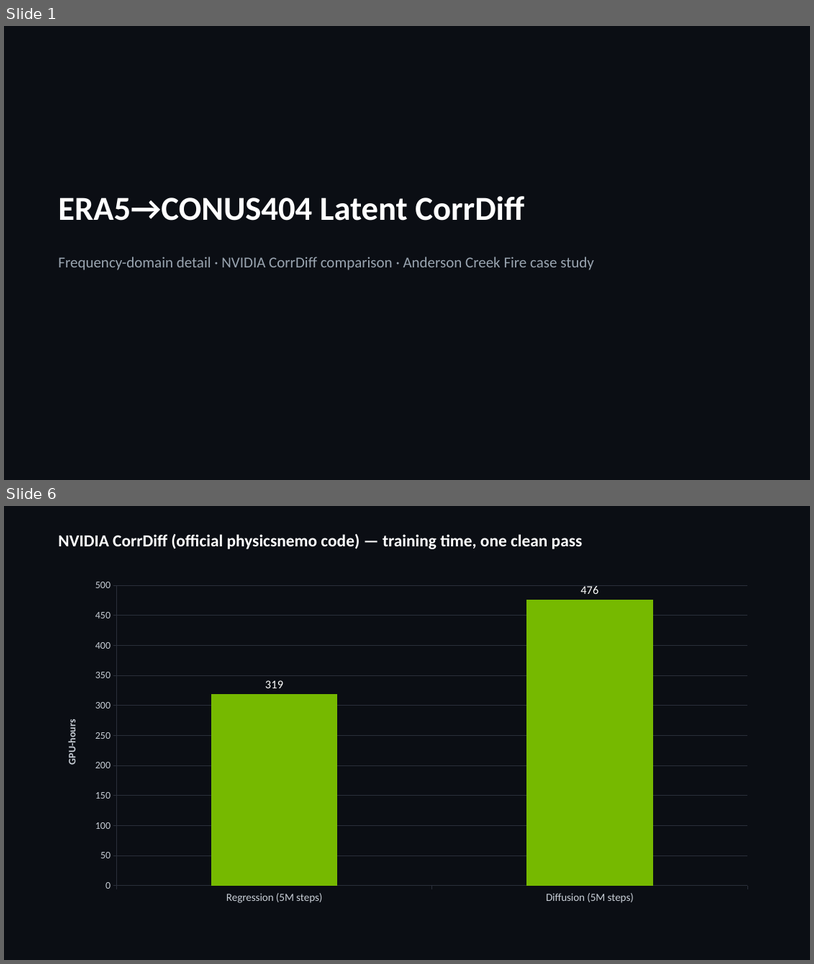
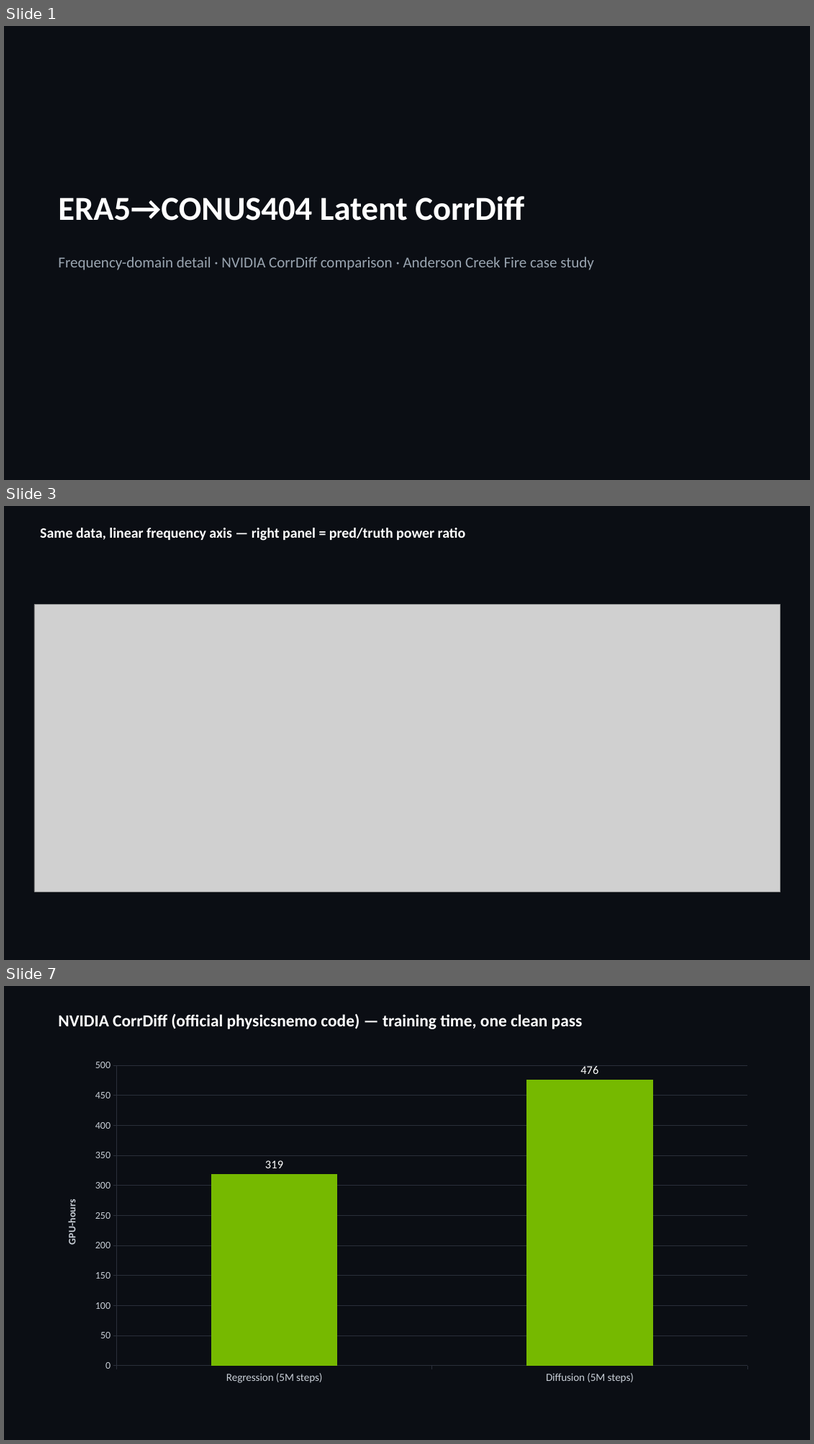
Before and after one commit to milhud/diffusion_downscaling_model, a slide deck: results/corrdiff_comparison/corrdiff_benchmark_slides.pptx. Shown one above the other, each under a label of ours: slides 1 and 6 before the commit, slides 1, 3 and 7 after it; the slides between them are not shown. The pictures are 814x964 and 814x1444 pixels, drawn with LibreOffice and Linux fonts; fonts in the diff are those of the drawing; grey boxes stand for pictures. Boxes give left, top, right and bottom in pixels: in the first picture for what was removed or moved away, otherwise in the second. Text is boxed around its words. In the diff, an @@ line names an element or a change of style, - is before the commit and + after.

```diff
--- a/results/corrdiff_comparison/corrdiff_benchmark_slides.pptx
+++ b/results/corrdiff_comparison/corrdiff_benchmark_slides.pptx
@@ slide 3 added at box(4, 506, 810, 960), background #0B0E14 @@
@@ text added at box(40, 528, 466, 541), 17 pt, text #FFFFFF, bold @@
+Same data, linear frequency axis — right panel = pred/truth power ratio
@@ picture added at box(34, 605, 780, 891) @@
@@ what was slide 6 is now slide 7 @@
```
Also in this commit, not shown: 18 other slides added, 11 slides removed, 25 other files.
